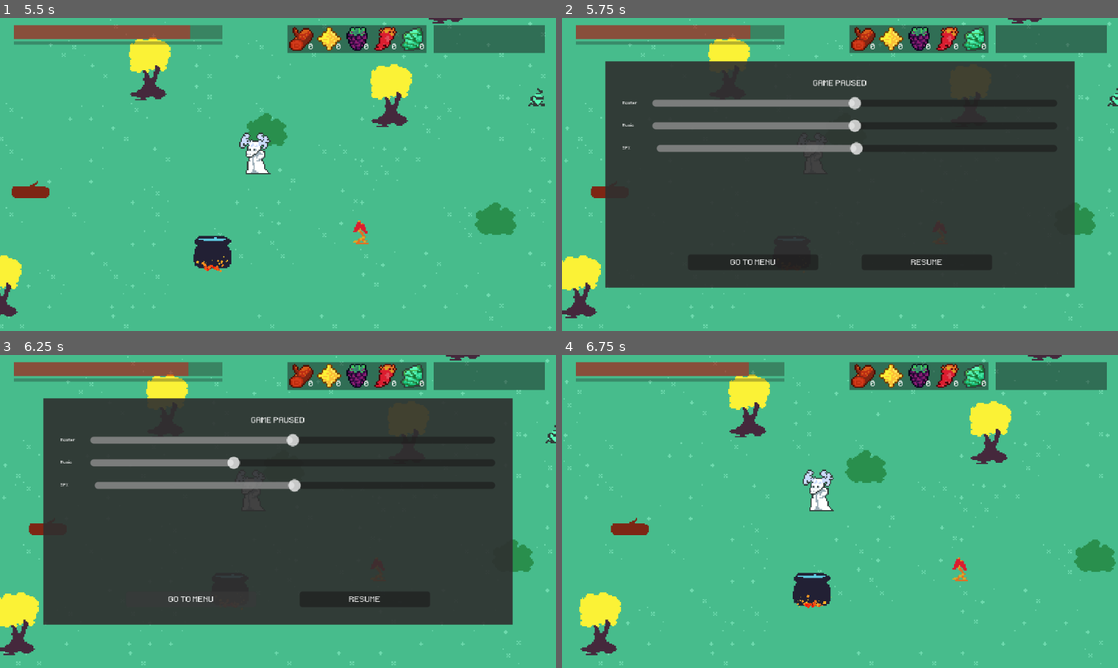
Above: before the commit, frames 1-4 (two rows, left to right).
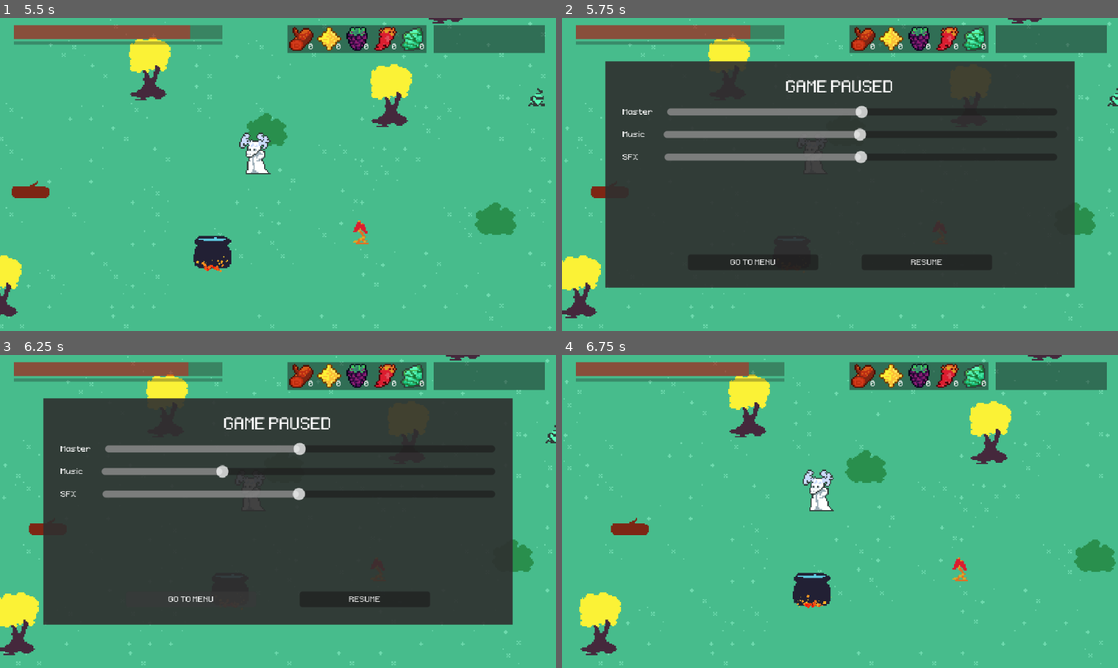
Above: after the commit, the same moments.

Repository: PoorCoconut/Elkemist
Game: Godot game, scene res://game_scenes/menus/MainMenu/main_menu.tscn
The game is run twice, just before and just after one commit, with the same random seed, the same clock (stepped at 60 frames per second) and the same inputs. Sound files missing from this copy of the repository are replaced by a short silence.
Inputs (mouse positions are in pixels of both pictures, inside the frame that each line leads up to):
- Up to frame 1 (5.5 s): click "PLAY" at 0.5 s; click "PLAY" at 1.25 s; tap Enter at 2 s; move the mouse to (400, 158) at 2.02 s; press the mouse at (400, 158) at 2.03 s; hold D (move_right) 2.03-2.75 s; tap Shift (dash) at 2.1, 3.6 s; release the mouse at (400, 158) at 2.75 s; drag from (166, 190) to (322, 208) at 2.77 s; move the mouse to (333, 105) at 3.52 s; press the mouse at (333, 105) at 3.53 s; hold D (move_right) 3.53-4.25 s; release the mouse at (333, 105) at 4.25 s; drag from (250, 237) to (305, 152) at 4.27 s; move the mouse to (444, 221) at 5.02 s; press the mouse at (444, 221) at 5.03 s; hold A (move_left) from 5.03 s (still down); tap 1 at 5.1 s
- Up to frame 2 (5.75 s): keep holding A (move_left); tap Escape (ui_cancel) at 5.65 s
- Up to frame 3 (6.25 s): release A (move_left) at 5.75 s; release the mouse at (444, 558) at 5.75 s; drag from (111, 464) to (227, 605) at 5.77 s
- Up to frame 4 (6.75 s): click "RESUME" at 6.5 s

Frame 1 is identical in both runs. In frame 2, 5.9% of the frame differs, in the area x 10-60%, y 19-47%; in frame 3, 5.3%; in frame 4, nothing differs.

Commit message:
game jam ready update

Diff:
--- a/game_scenes/menus/MainMenu/main_menu.tscn
+++ b/game_scenes/menus/MainMenu/main_menu.tscn
@@ -191,7 +191,6 @@
 
 [node name="Label" type="Label" parent="SettingsContainer/SettingsTabs/GeneralSettings/VBoxContainer/MasterVolume" unique_id=88844148]
 layout_mode = 2
-theme_override_font_sizes/font_size = 8
 text = "Master"
 
 [node name="Slider_MaVol" type="HSlider" parent="SettingsContainer/SettingsTabs/GeneralSettings/VBoxContainer/MasterVolume" unique_id=637964225]
@@ -207,7 +206,6 @@
 
 [node name="Label" type="Label" parent="SettingsContainer/SettingsTabs/GeneralSettings/VBoxContainer/MusicVolume" unique_id=1012630994]
 layout_mode = 2
-theme_override_font_sizes/font_size = 8
 text = "Music"
 
 [node name="Slider_MuVol" type="HSlider" parent="SettingsContainer/SettingsTabs/GeneralSettings/VBoxContainer/MusicVolume" unique_id=1222097655]
@@ -223,7 +221,6 @@
 
 [node name="Label" type="Label" parent="SettingsContainer/SettingsTabs/GeneralSettings/VBoxContainer/SFXVolume" unique_id=1136966587]
 layout_mode = 2
-theme_override_font_sizes/font_size = 8
 text = "SFX"
 
 [node name="Slider_SVol" type="HSlider" parent="SettingsContainer/SettingsTabs/GeneralSettings/VBoxContainer/SFXVolume" unique_id=1461787990]
@@ -285,7 +282,6 @@
 
 [node name="Label" type="Label" parent="SettingsContainer/SettingsTabs/ViewportSettings/VBoxContainer/ScreenResolution" unique_id=495751952]
 layout_mode = 2
-theme_override_font_sizes/font_size = 8
 text = "Screen Resolution"
 
 [node name="ScreenResAccordion2" type="FoldableContainer" parent="SettingsContainer/SettingsTabs/ViewportSettings/VBoxContainer/ScreenResolution" unique_id=1578316268]
@@ -298,17 +294,14 @@
 
 [node name="Button_1080p" type="Button" parent="SettingsContainer/SettingsTabs/ViewportSettings/VBoxContainer/ScreenResolution/ScreenResAccordion2/VBoxContainer" unique_id=1520860721]
 layout_mode = 2
-theme_override_font_sizes/font_size = 8
 text = "1980x1080"
 
 [node name="Button_720p" type="Button" parent="SettingsContainer/SettingsTabs/ViewportSettings/VBoxContainer/ScreenResolution/ScreenResAccordion2/VBoxContainer" unique_id=1963271185]
 layout_mode = 2
-theme_override_font_sizes/font_size = 8
 text = "1280x720"
 
 [node name="Button_540p" type="Button" parent="SettingsContainer/SettingsTabs/ViewportSettings/VBoxContainer/ScreenResolution/ScreenResAccordion2/VBoxContainer" unique_id=976220345]
 layout_mode = 2
-theme_override_font_sizes/font_size = 8
 text = "990x540"
 
 [node name="WindowMode" type="HBoxContainer" parent="SettingsContainer/SettingsTabs/ViewportSettings/VBoxContainer" unique_id=463611335]
@@ -317,7 +310,6 @@
 
 [node name="Label" type="Label" parent="SettingsContainer/SettingsTabs/ViewportSettings/VBoxContainer/WindowMode" unique_id=1182272754]
 layout_mode = 2
-theme_override_font_sizes/font_size = 8
 text = "Window Mode"
 
 [node name="WindowModeAccordion" type="FoldableContainer" parent="SettingsContainer/SettingsTabs/ViewportSettings/VBoxContainer/WindowMode" unique_id=1854593696]
@@ -330,17 +322,14 @@
 
 [node name="Button_Windowed" type="Button" parent="SettingsContainer/SettingsTabs/ViewportSettings/VBoxContainer/WindowMode/WindowModeAccordion/VBoxContainer" unique_id=1876477194]
 layout_mode = 2
-theme_override_font_sizes/font_size = 8
 text = "WINDOWED"
 
 [node name="Button_Fullscreen" type="Button" parent="SettingsContainer/SettingsTabs/ViewportSettings/VBoxContainer/WindowMode/WindowModeAccordion/VBoxContainer" unique_id=976583148]
 layout_mode = 2
-theme_override_font_sizes/font_size = 8
 text = "FULLSCREEN"
 
 [node name="Button_ExclusiveFullscreen" type="Button" parent="SettingsContainer/SettingsTabs/ViewportSettings/VBoxContainer/WindowMode/WindowModeAccordion/VBoxContainer" unique_id=1864238956]
 layout_mode = 2
-theme_override_font_sizes/font_size = 8
 text = "EXCLUSIVE FULLSCREEN"
 
 [node name="ControlsSettings" type="MarginContainer" parent="SettingsContainer/SettingsTabs" unique_id=2007466088]
@@ -395,9 +384,6 @@
 script = ExtResource("2_c5njb")
 action_name = "move_up"
 bind_index = 1
-allow_keyboard = false
-allow_mouse = false
-allow_joypad = false
 
 [node name="MoveDown" type="Label" parent="SettingsContainer/SettingsTabs/ControlsSettings/VBoxContainer/ScrollContainer/RebindContainer" unique_id=857840880]
 layout_mode = 2
@@ -448,6 +434,108 @@
 size_flags_horizontal = 3
 script = ExtResource("2_c5njb")
 action_name = "move_right"
+bind_index = 1
+
+[node name="Dash" type="Label" parent="SettingsContainer/SettingsTabs/ControlsSettings/VBoxContainer/ScrollContainer/RebindContainer" unique_id=1109373703]
+layout_mode = 2
+text = "Dash"
+
+[node name="PrimaryDash" type="Button" parent="SettingsContainer/SettingsTabs/ControlsSettings/VBoxContainer/ScrollContainer/RebindContainer" unique_id=73231240]
+layout_mode = 2
+size_flags_horizontal = 3
+script = ExtResource("2_c5njb")
+action_name = "dash"
+
+[node name="SecondaryDash" type="Button" parent="SettingsContainer/SettingsTabs/ControlsSettings/VBoxContainer/ScrollContainer/RebindContainer" unique_id=1270113298]
+layout_mode = 2
+size_flags_horizontal = 3
+script = ExtResource("2_c5njb")
+action_name = "dash"
+bind_index = 1
+
+[node name="Interact" type="Label" parent="SettingsContainer/SettingsTabs/ControlsSettings/VBoxContainer/ScrollContainer/RebindContainer" unique_id=955082124]
+layout_mode = 2
+text = "Interact"
+
+[node name="PrimaryInteract" type="Button" parent="SettingsContainer/SettingsTabs/ControlsSettings/VBoxContainer/ScrollContainer/RebindContainer" unique_id=1334310280]
+layout_mode = 2
+size_flags_horizontal = 3
+script = ExtResource("2_c5njb")
+action_name = "interact"
+
+[node name="SecondaryInteract" type="Button" parent="SettingsContainer/SettingsTabs/ControlsSettings/VBoxContainer/ScrollContainer/RebindContainer" unique_id=1472273541]
+layout_mode = 2
+size_flags_horizontal = 3
+script = ExtResource("2_c5njb")
+action_name = "interact"
+bind_index = 1
+
+[node name="Inventory1" type="Label" parent="SettingsContainer/SettingsTabs/ControlsSettings/VBoxContainer/ScrollContainer/RebindContainer" unique_id=963511436]
+layout_mode = 2
+text = "Inventory 1"
+
+[node name="PrimaryInv1" type="Button" parent="SettingsContainer/SettingsTabs/ControlsSettings/VBoxContainer/ScrollContainer/RebindContainer" unique_id=1225536730]
+layout_mode = 2
+size_flags_horizontal = 3
+script = ExtResource("2_c5njb")
+action_name = "inv1"
+
+[node name="SecondaryInv1" type="Button" parent="SettingsContainer/SettingsTabs/ControlsSettings/VBoxContainer/ScrollContainer/RebindContainer" unique_id=1865525136]
+layout_mode = 2
+size_flags_horizontal = 3
+script = ExtResource("2_c5njb")
+action_name = "inv1"
+bind_index = 1
+
+[node name="Inventory2" type="Label" parent="SettingsContainer/SettingsTabs/ControlsSettings/VBoxContainer/ScrollContainer/RebindContainer" unique_id=1697949256]
+layout_mode = 2
+text = "Inventory 2"
+
+[node name="PrimaryInv2" type="Button" parent="SettingsContainer/SettingsTabs/ControlsSettings/VBoxContainer/ScrollContainer/RebindContainer" unique_id=369282386]
+layout_mode = 2
+size_flags_horizontal = 3
+script = ExtResource("2_c5njb")
+action_name = "inv2"
+
+[node name="SecondaryInv2" type="Button" parent="SettingsContainer/SettingsTabs/ControlsSettings/VBoxContainer/ScrollContainer/RebindContainer" unique_id=2084681647]
+layout_mode = 2
+size_flags_horizontal = 3
+script = ExtResource("2_c5njb")
+action_name = "inv2"
+bind_index = 1
+
+[node name="Inventory3" type="Label" parent="SettingsContainer/SettingsTabs/ControlsSettings/VBoxContainer/ScrollContainer/RebindContainer" unique_id=1278724125]
+layout_mode = 2
+text = "Inventory 3"
+
+[node name="PrimaryInv3" type="Button" parent="SettingsContainer/SettingsTabs/ControlsSettings/VBoxContainer/ScrollContainer/RebindContainer" unique_id=867633166]
+layout_mode = 2
+size_flags_horizontal = 3
+script = ExtResource("2_c5njb")
+action_name = "inv3"
+
+[node name="SecondaryInv3" type="Button" parent="SettingsContainer/SettingsTabs/ControlsSettings/VBoxContainer/ScrollContainer/RebindContainer" unique_id=1323635036]
+layout_mode = 2
+size_flags_horizontal = 3
+script = ExtResource("2_c5njb")
+action_name = "inv3"
+bind_index = 1
+
+[node name="Inventory4" type="Label" parent="SettingsContainer/SettingsTabs/ControlsSettings/VBoxContainer/ScrollContainer/RebindContainer" unique_id=823424409]
+layout_mode = 2
+text = "Inventory 4"
+
+[node name="PrimaryInv4" type="Button" parent="SettingsContainer/SettingsTabs/ControlsSettings/VBoxContainer/ScrollContainer/RebindContainer" unique_id=629395555]
+layout_mode = 2
+size_flags_horizontal = 3
+script = ExtResource("2_c5njb")
+action_name = "inv4"
+
+[node name="SecondaryInv4" type="Button" parent="SettingsContainer/SettingsTabs/ControlsSettings/VBoxContainer/ScrollContainer/RebindContainer" unique_id=855900713]
+layout_mode = 2
+size_flags_horizontal = 3
+script = ExtResource("2_c5njb")
+action_name = "inv4"
 bind_index = 1
 
 [node name="Control" type="Control" parent="SettingsContainer/SettingsTabs/ControlsSettings/VBoxContainer" unique_id=1931820873]
--- a/game_scenes/menus/Win Menu/win_menu.tscn
+++ b/game_scenes/menus/Win Menu/win_menu.tscn
@@ -103,7 +103,7 @@
 amount = 100
 texture = SubResource("AtlasTexture_54sby")
 lifetime = 3.0
-preprocess = 1.1400000000000001
+preprocess = 1.14
 randomness = 1.0
 spread = 180.0
 gravity = Vector2(0, 0)
--- a/globals/Music Manager/music_manager.tscn
+++ b/globals/Music Manager/music_manager.tscn
@@ -2,17 +2,17 @@
 
 [ext_resource type="Script" uid="uid://cu4cmygusntwq" path="res://globals/Music Manager/music_manager.gd" id="1_kwnxt"]
 [ext_resource type="Script" uid="uid://ok7aycfrhu2f" path="res://systems/Custom Music Track Resource/MusicTrack.gd" id="2_cfotr"]
-[ext_resource type="AudioStream" uid="uid://blottv1kw84ib" path="res://sound/music/Brew Panacea - Multitrack wav/AmbienceBG-new.wav" id="3_1oab0"]
-[ext_resource type="AudioStream" uid="uid://c0r28x2kig420" path="res://sound/music/Brew Panacea - Multitrack wav/Chords-new.wav" id="4_2hrvq"]
-[ext_resource type="AudioStream" uid="uid://dgqwqxeg1dovv" path="res://sound/music/Brew Panacea - Multitrack wav/Melody-new.wav" id="5_rlx5c"]
-[ext_resource type="AudioStream" uid="uid://johvbpbic8mq" path="res://sound/music/Brew Panacea - Multitrack wav/Melody Threat.wav" id="6_leqai"]
-[ext_resource type="AudioStream" uid="uid://c4mrcmn7imips" path="res://sound/music/Brew Panacea - Multitrack wav/Percussion-new.wav" id="7_leqai"]
-[ext_resource type="AudioStream" uid="uid://dvotp4gnsuhdk" path="res://sound/music/Brew Panacea - Multitrack wav/Super Nice Drums-new.wav" id="8_edcgs"]
+[ext_resource type="AudioStream" uid="uid://cv4eglaxdqcr7" path="res://sound/music/Brew Panacea - MP3/AmbientBG.wav" id="3_1oab0"]
+[ext_resource type="AudioStream" uid="uid://c35rs1jbjpc8n" path="res://sound/music/Brew Panacea - MP3/Chords.wav" id="4_2hrvq"]
+[ext_resource type="AudioStream" uid="uid://cns4kc4rfts0s" path="res://sound/music/Brew Panacea - MP3/Melody .wav" id="5_rlx5c"]
+[ext_resource type="AudioStream" uid="uid://bm0p52tl1rn1p" path="res://sound/music/Brew Panacea - MP3/Melody-Threat.wav" id="6_1oab0"]
+[ext_resource type="AudioStream" uid="uid://d1xrnpnv1yow6" path="res://sound/music/Brew Panacea - MP3/Percussion .wav" id="7_edcgs"]
+[ext_resource type="AudioStream" uid="uid://i8wqvvdrjuov" path="res://sound/music/Brew Panacea - MP3/Super Nice Drums.wav" id="8_uvhfi"]
 
 [sub_resource type="Resource" id="Resource_cfotr"]
 script = ExtResource("2_cfotr")
 track_name = "Panacea"
-stems = Array[AudioStream]([ExtResource("3_1oab0"), ExtResource("4_2hrvq"), ExtResource("5_rlx5c"), ExtResource("6_leqai"), ExtResource("7_leqai"), ExtResource("8_edcgs")])
+stems = Array[AudioStream]([ExtResource("3_1oab0"), ExtResource("4_2hrvq"), ExtResource("5_rlx5c"), ExtResource("6_1oab0"), ExtResource("7_edcgs"), ExtResource("8_uvhfi")])
 metadata/_custom_type_script = "uid://ok7aycfrhu2f"
 
 [node name="MusicManager" type="Node" unique_id=1495717072]
--- a/systems/Pause Menu Component/pause_menu_component.tscn
+++ b/systems/Pause Menu Component/pause_menu_component.tscn
@@ -45,6 +45,7 @@
 
 [node name="PausedLabel" type="Label" parent="Control/MarginContainer/PanelContainer/VBoxContainer" unique_id=1684916115]
 layout_mode = 2
+theme_override_font_sizes/font_size = 32
 text = "GAME PAUSED"
 horizontal_alignment = 1
 
@@ -54,7 +55,6 @@
 
 [node name="Label" type="Label" parent="Control/MarginContainer/PanelContainer/VBoxContainer/MasterVolume" unique_id=1763379922]
 layout_mode = 2
-theme_override_font_sizes/font_size = 8
 text = "Master"
 
 [node name="VolMasterSlider" type="HSlider" parent="Control/MarginContainer/PanelContainer/VBoxContainer/MasterVolume" unique_id=887957647]
@@ -70,7 +70,6 @@
 
 [node name="Label" type="Label" parent="Control/MarginContainer/PanelContainer/VBoxContainer/MusicVolume" unique_id=802494276]
 layout_mode = 2
-theme_override_font_sizes/font_size = 8
 text = "Music"
 
 [node name="VolMusicSlider" type="HSlider" parent="Control/MarginContainer/PanelContainer/VBoxContainer/MusicVolume" unique_id=2011425788]
@@ -86,7 +85,6 @@
 
 [node name="Label" type="Label" parent="Control/MarginContainer/PanelContainer/VBoxContainer/SFXVolume" unique_id=143706060]
 layout_mode = 2
-theme_override_font_sizes/font_size = 8
 text = "SFX"
 
 [node name="VolSFXSlider" type="HSlider" parent="Control/MarginContainer/PanelContainer/VBoxContainer/SFXVolume" unique_id=271924846]
Not shown, added: sound/music/Brew Panacea - MP3/AmbientBG.wav.import
Not shown, added: sound/music/Brew Panacea - MP3/Chords.wav.import
Not shown, added: sound/music/Brew Panacea - MP3/Melody .wav.import
Not shown, added: sound/music/Brew Panacea - MP3/Melody-Threat.wav.import
Not shown, added: sound/music/Brew Panacea - MP3/Percussion .wav.import
Not shown, added: sound/music/Brew Panacea - MP3/Super Nice Drums.wav.import
Not shown, added: sound/music/Brew Panacea - MP3/AmbientBG.wav
Not shown, added: sound/music/Brew Panacea - MP3/Chords.wav
Not shown, added: sound/music/Brew Panacea - MP3/Melody .wav
Not shown, added: sound/music/Brew Panacea - MP3/Melody-Threat.wav
Not shown, added: sound/music/Brew Panacea - MP3/Percussion .wav
Not shown, added: sound/music/Brew Panacea - MP3/Super Nice Drums.wav
